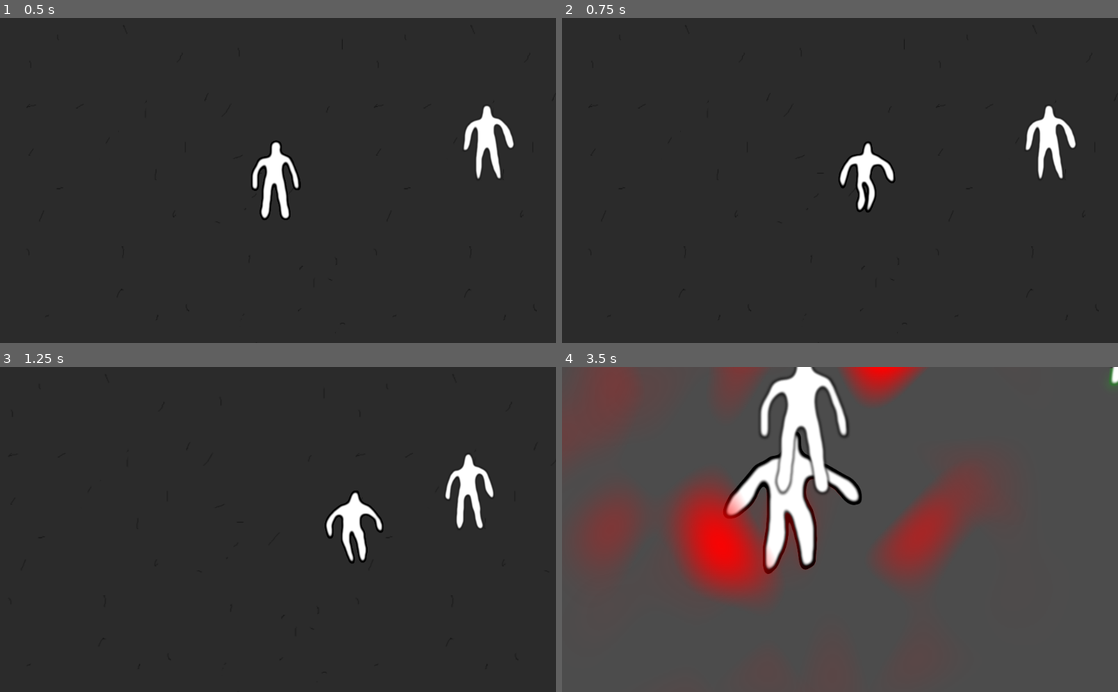
Above: before the commit, frames 1-4 (two rows, left to right).
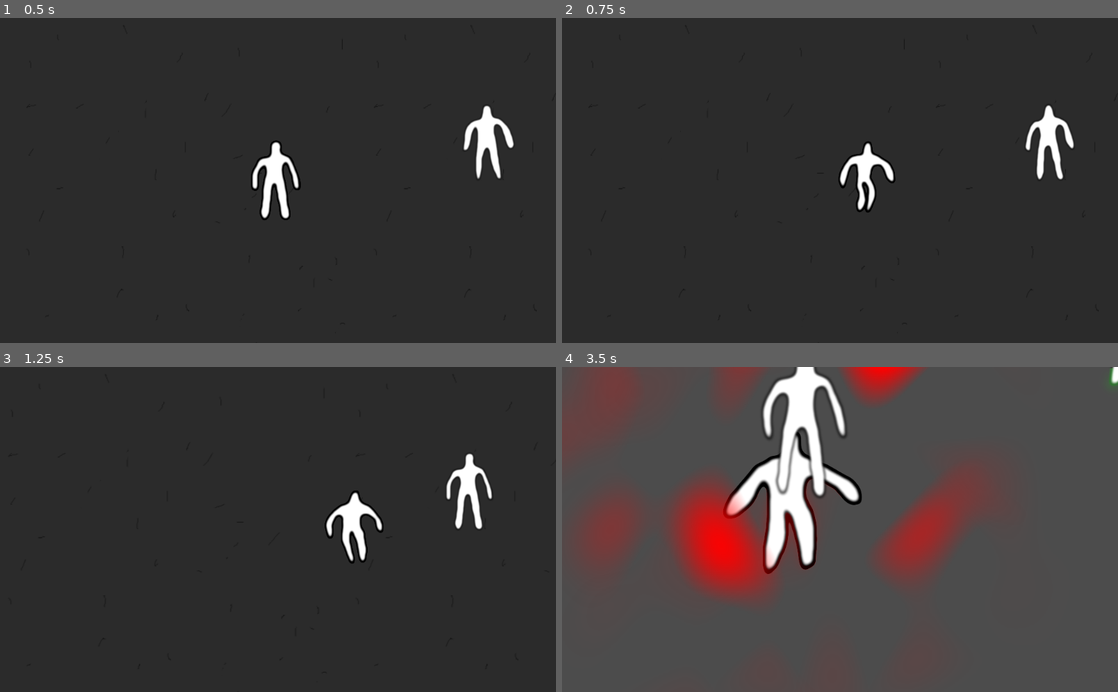
Above: after the commit, the same moments.

Repository: glitchcore/summon_55
Game: Godot game, scene res://Game.tscn
Two runs of this game, one before a commit and one after it. Both use one fixed random seed, a clock stepped at 60 frames per second and the inputs below.
Inputs (mouse positions are in pixels of both pictures, inside the frame that each line leads up to):
- Up to frame 1 (0.5 s): no input
- Up to frame 2 (0.75 s): move the mouse to (962, 164) at 0.52 s; hold Right (ui_right) from 0.53 s (still down)
- Up to frame 3 (1.25 s): keep holding Right (ui_right)
- Up to frame 4 (3.5 s): move the mouse to (728, 545) at 1.27 s; release Right (ui_right) at 1.28 s; hold Down (ui_down) 1.28-2.03 s; move the mouse to (895, 458) at 2.02 s; hold Right (ui_right) 2.03-2.78 s; move the mouse to (812, 594) at 2.77 s; hold Up (ui_up) from 2.78 s (still down)

Frame 1 is identical in both runs. In frame 2, 0.3% of the frame differs, in the area x 83-93%, y 26-50%; in frame 3, 0.3%; in frame 4, 1.2%, in the area x 35-52%, y 0-41%.

Commit message:
refactor following

Diff:
--- a/Game.gd
+++ b/Game.gd
@@ -157,7 +157,6 @@
 	var a_count = 0
 	var b_count = 0
 
-	print(a, " ", b)
 	for x in a:
 		if b.find(x) == -1:
 			res.append([0, x])
--- a/Man.gd
+++ b/Man.gd
@@ -2,38 +2,60 @@
 
 export(Array, int) var init_colors = []
 export(float) var speed = 200
+export(float) var follow_range = 100
 
 onready var game = get_node("/root/Game") as Node
 onready var player = get_node("/root/Game/Player") as Node2D
+onready var rng = RandomNumberGenerator.new()
 
-var allow_move = false
+var is_moving = false
 var is_owned = false
+var move_offset = Vector2()
 
 func _ready() -> void:
-	var rng = RandomNumberGenerator.new()
-
 	rng.randomize()
 	$Character/PlayerAnimator.play("Idle")
 	$Character/PlayerAnimator.playback_speed = rng.randf_range(0.2, 0.4)
+
+	speed -= rng.randf_range(0.0, 100.0)
+
+	move_offset = Vector2(
+		rng.randf_range(-follow_range, follow_range),
+		rng.randf_range(-follow_range, follow_range)
+	)
 
 	for color in init_colors:
 		if $Character/Sprite.colors.find(color) == -1:
 			$Character/Sprite.colors.append(color)
 
 func _process(delta: float) -> void:
-	if allow_move and is_owned:
-		position += (player.position - position).normalized() * speed * delta
+	if not is_owned:
+		$Character/PlayerAnimator.play("Idle")
+		return
+
+	if is_moving:
+		# stop condition
+		if player.position.distance_to(position + move_offset) < 20:
+			is_moving = false
+	else:
+		# start condition
+		if player.position.distance_to(position + move_offset) > 30:
+			is_moving = true
+			move_offset = Vector2(
+				rng.randf_range(-follow_range, follow_range),
+				rng.randf_range(-follow_range, follow_range)
+			)
+
+	if is_moving:
+		position += (player.position - (position + move_offset)) \
+			.normalized() * speed * delta
 		$Character/PlayerAnimator.play("Walk")
 	else:
 		$Character/PlayerAnimator.play("Idle")
 
 func _on_Area2D_body_entered(body: Node) -> void:
-	allow_move = false
 	if not is_owned:
 		game.call("on_PlayerCollide", self)
 
-func _on_Area2D_body_exited(body: Node) -> void:
-	allow_move = true
-
 func on_set_owned(value: bool):
 	is_owned = value
--- a/Man.tscn
+++ b/Man.tscn
@@ -20,4 +20,3 @@
 [node name="Character" parent="." instance=ExtResource( 1 )]
 
 [connection signal="body_entered" from="Area2D" to="." method="_on_Area2D_body_entered"]
-[connection signal="body_exited" from="Area2D" to="." method="_on_Area2D_body_exited"]
